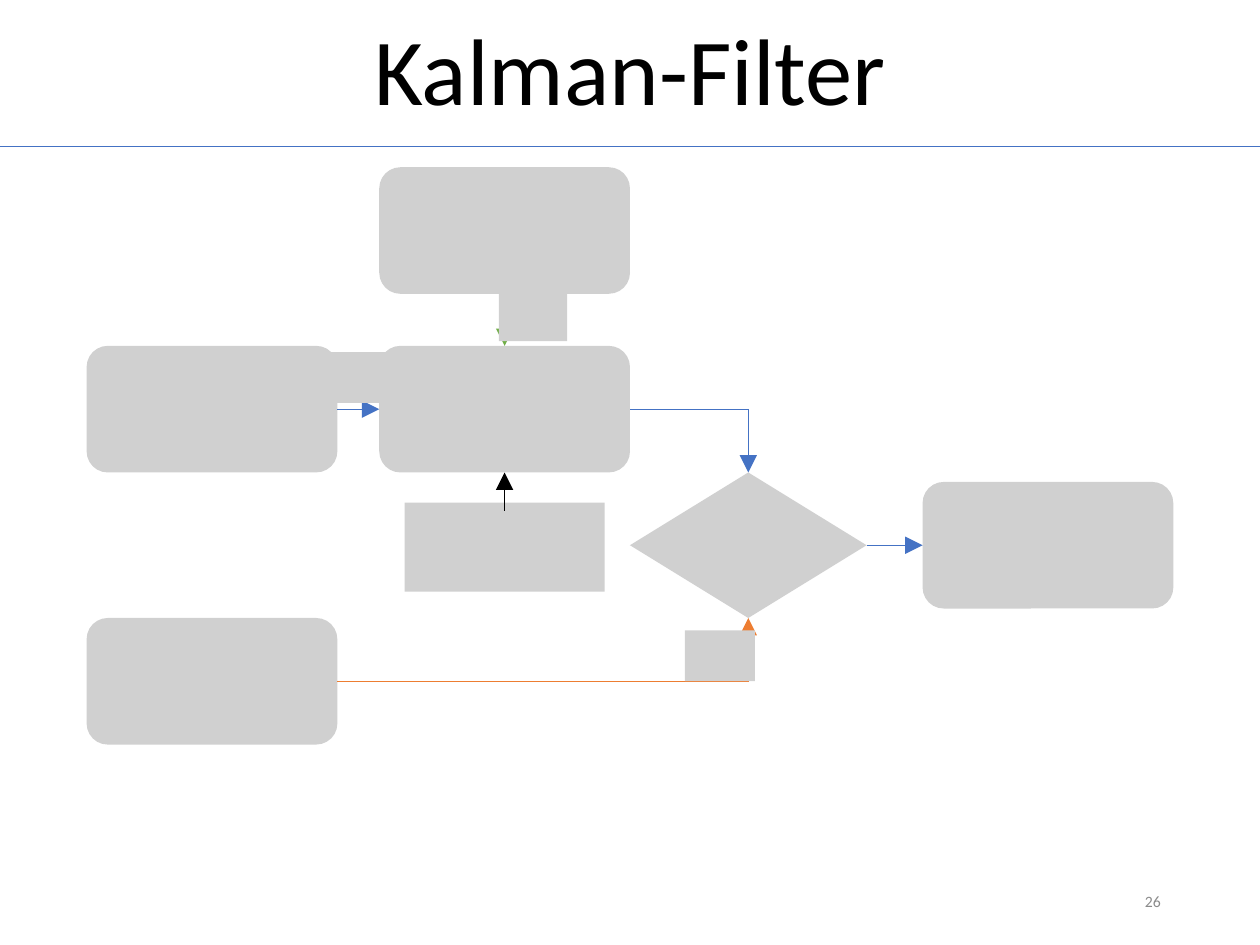
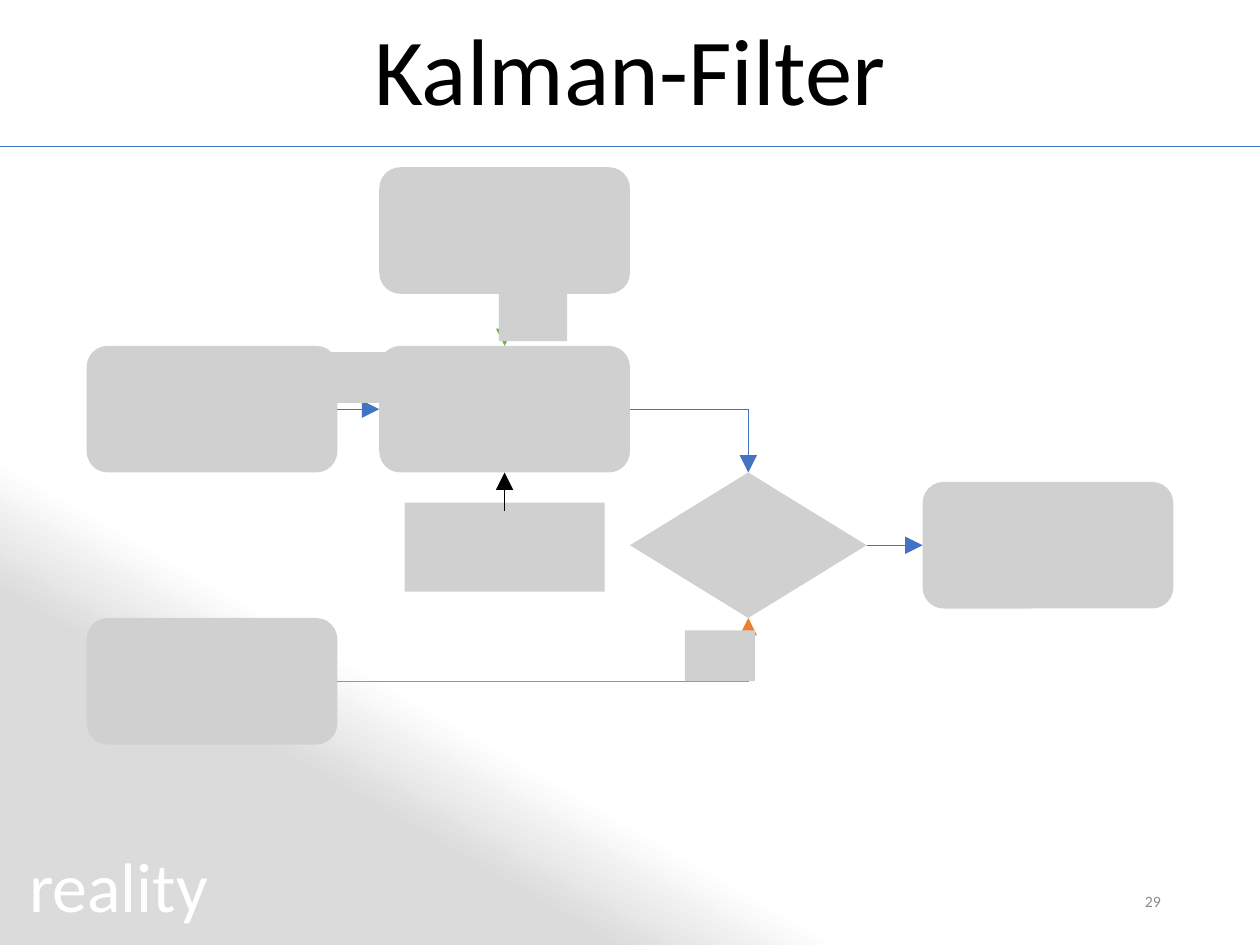
Before and after one commit to MichiHo/flocking, a slide deck: slide 29 of vortrag/ba_seminar_presentation.pptx (slide 26 before the commit). Drawn at 1260x945 pixels with LibreOffice and Linux fonts; fonts in the diff are those of the drawing; grey boxes stand for pictures. Boxes give left, top, right and bottom in pixels: in the first picture for what was removed or moved away, otherwise in the second. Text is boxed around its words. In the diff, an @@ line names an element or a change of style, - is before the commit and + after.

```diff
--- a/vortrag/ba_seminar_presentation.pptx
+++ b/vortrag/ba_seminar_presentation.pptx
@@ rectangle added at <box>0,149,1260,945</box>, fill gradient #DBDBDB to #FFFFFF @@
@@ text added at <box>29,846,208,931</box>, 40 pt, text #FFFFFF @@
+reality
@@ page number at <box>1145,897,1161,907</box>: text changed @@
-26
+29
```
Also in this commit, not shown: 6 other slides changed, 3 slides added, 1 other file.
